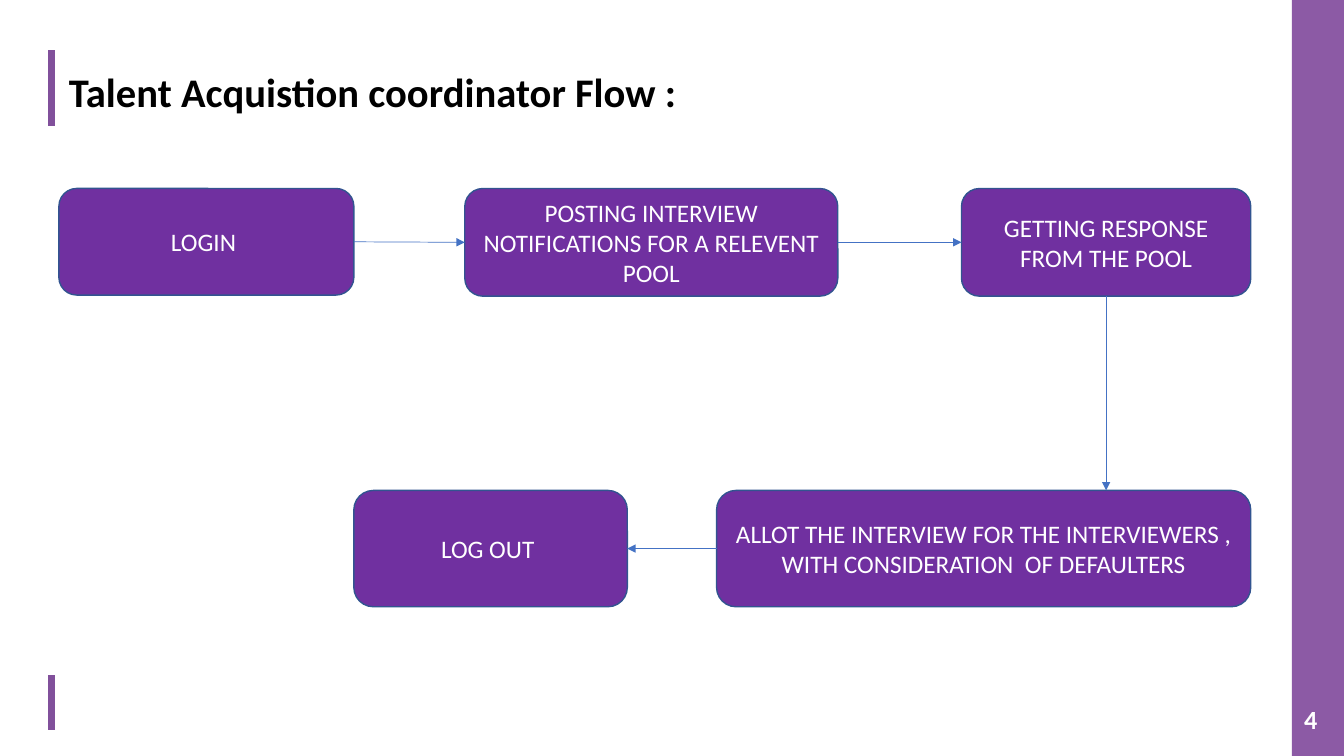
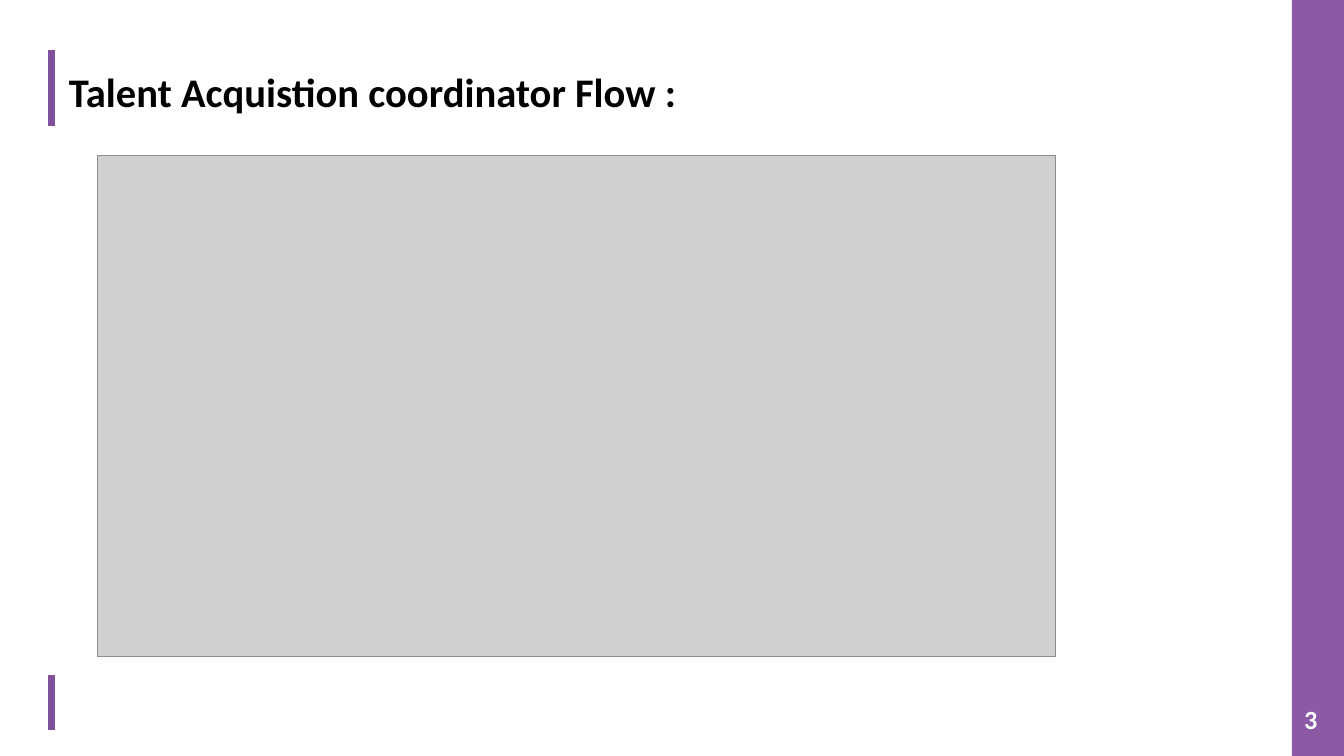
Before and after one commit to TeamAlpha01/Project, a slide deck: slide 3 of Team Alpha User Flow Presentation.pptx (slide 4 before the commit). Drawn at 1344x756 pixels with LibreOffice and Linux fonts; fonts in the diff are those of the drawing; grey boxes stand for pictures; background and template pictures are left out. Boxes give left, top, right and bottom in pixels: in the first picture for what was removed or moved away, otherwise in the second. Text is boxed around its words. In the diff, an @@ line names an element or a change of style, - is before the commit and + after.

Commit message:
edited flow diagram

```diff
--- a/Team Alpha User Flow Presentation.pptx
+++ b/Team Alpha User Flow Presentation.pptx
@@ picture added at (x1=98, y1=155, x2=1056, y2=656) @@
@@ rounded rectangle removed at (x1=58, y1=189, x2=354, y2=295) @@
-LOGIN
@@ rounded rectangle removed at (x1=465, y1=189, x2=838, y2=296) @@
-POSTING INTERVIEW NOTIFICATIONS FOR A RELEVENT POOL
@@ rounded rectangle removed at (x1=962, y1=189, x2=1251, y2=296) @@
-GETTING RESPONSE FROM THE POOL
@@ arrow removed from (354, 242) to (465, 242) @@
@@ arrow removed from (838, 242) to (962, 242) @@
@@ arrow removed from (1106, 296) to (1106, 491) @@
@@ rounded rectangle removed at (x1=354, y1=491, x2=627, y2=607) @@
-LOG OUT
@@ rounded rectangle removed at (x1=717, y1=491, x2=1251, y2=607) @@
-ALLOT THE INTERVIEW FOR THE INTERVIEWERS , WITH CONSIDERATION OF DEFAULTERS
@@ arrow removed from (717, 548) to (627, 548) @@
@@ page number at (x1=1304, y1=712, x2=1317, y2=729): text changed @@
-4
+3
```
Also in this commit, not shown: 3 other slides changed.
